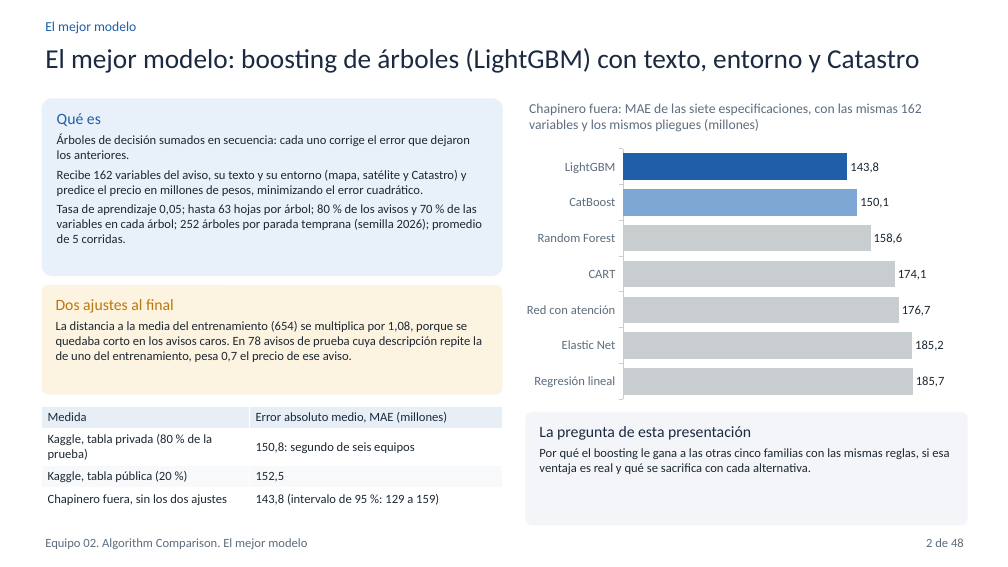
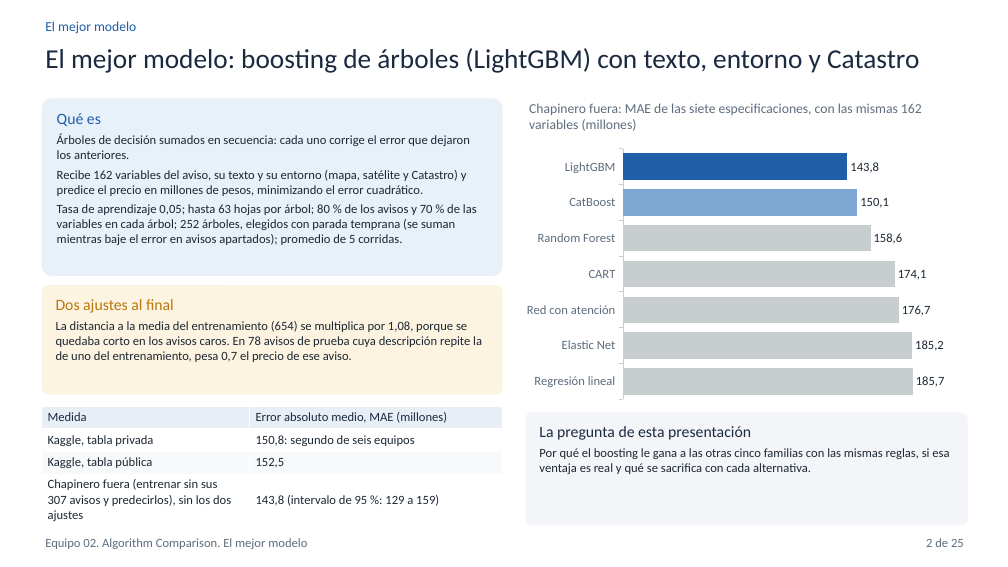
Before and after one commit to hsaguilera/BDML-PS03, a slide deck: slide 2 of 03_slides/compare_equipo_02.pptx. Drawn at 1008x567 pixels with LibreOffice and Linux fonts; fonts in the diff are those of the drawing. Boxes give left, top, right and bottom in pixels: in the first picture for what was removed or moved away, otherwise in the second. Text is boxed around its words. In the diff, an @@ line names an element or a change of style, - is before the commit and + after.

```diff
--- a/03_slides/compare_equipo_02.pptx
+++ b/03_slides/compare_equipo_02.pptx
@@ text at (529,103,922,131): text changed @@
-Chapinero fuera: MAE de las siete especificaciones, con las mismas 162 variables y los mismos pliegues (millones)
+Chapinero fuera: MAE de las siete especificaciones, con las mismas 162 variables (millones)
@@ text in rounded rectangle at (57,204,477,245): text changed @@
-Tasa de aprendizaje 0,05; hasta 63 hojas por árbol; 80 % de los avisos y 70 % de las variables en cada árbol; 252 árboles por parada temprana (semilla 2026); promedio de 5 corridas.
+Tasa de aprendizaje 0,05; hasta 63 hojas por árbol; 80 % de los avisos y 70 % de las variables en cada árbol; 252 árboles, elegidos con parada temprana (se suman mientras baje el error en avisos apartados); promedio de 5 corridas.
@@ table at (42,406,503,526) @@
-row 2, column 1: Kaggle, tabla privada (80 % de la prueba)
+row 2, column 1: Kaggle, tabla privada
-row 3, column 1: Kaggle, tabla pública (20 %)
+row 3, column 1: Kaggle, tabla pública
-row 4, column 1: Chapinero fuera, sin los dos ajustes
+row 4, column 1: Chapinero fuera (entrenar sin sus 307 avisos y predecirlos), sin los dos ajustes
@@ text at (926,538,964,547): text changed @@
-2 de 48
+2 de 25
```
Also in this commit, not shown: 24 other slides changed, 23 slides removed, 9 other files.
